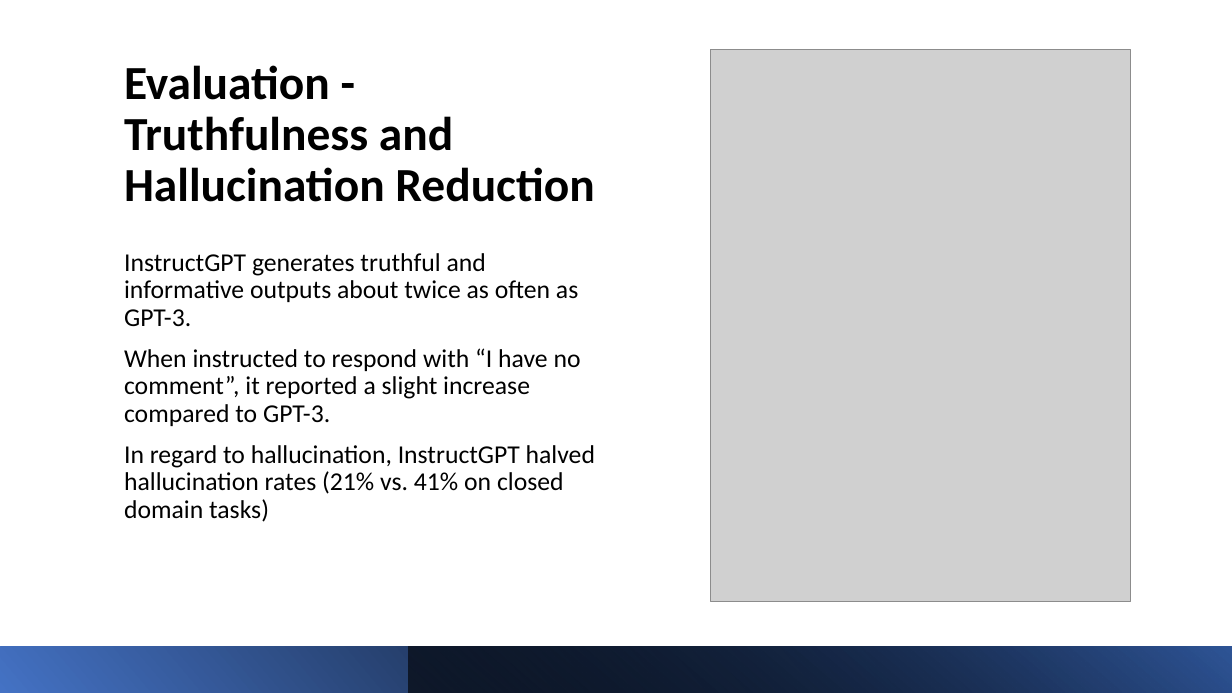
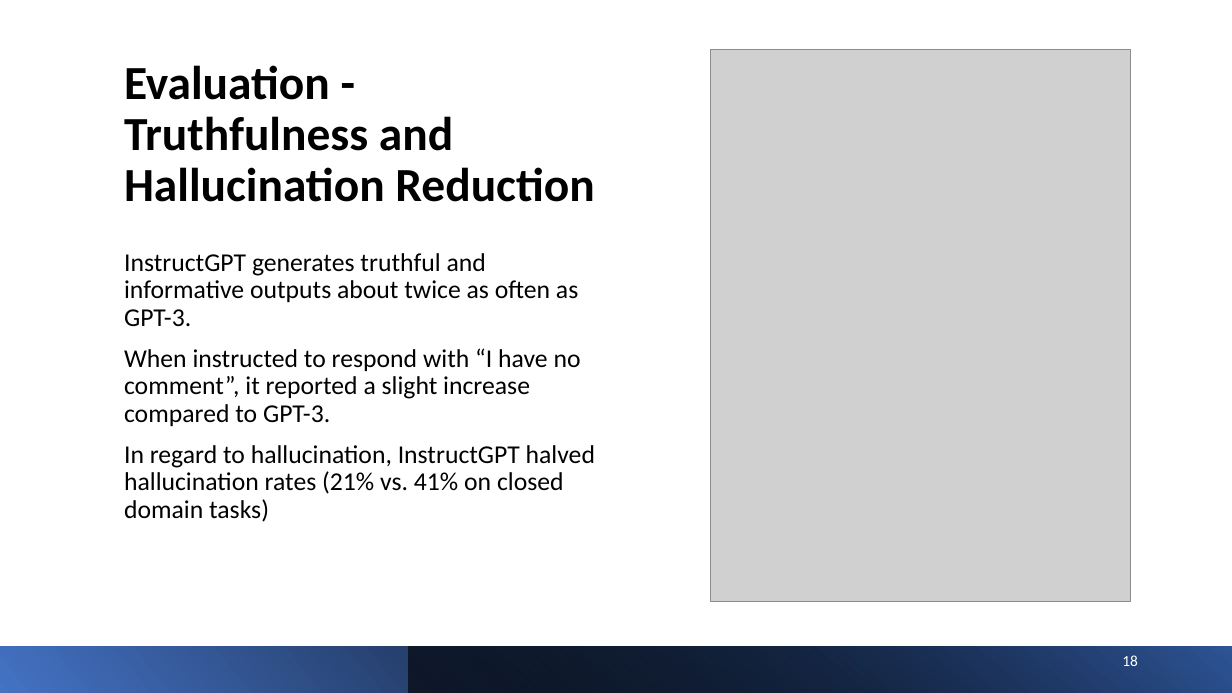
Before and after one commit to logus2k/genai_paper, a slide deck: slide 18 of final/final_version.pptx. Drawn at 1232x693 pixels with LibreOffice and Linux fonts; fonts in the diff are those of the drawing; grey boxes stand for pictures. Boxes give left, top, right and bottom in pixels: in the first picture for what was removed or moved away, otherwise in the second. Text is boxed around its words. In the diff, an @@ line names an element or a change of style, - is before the commit and + after.

```diff
--- a/final/final_version.pptx
+++ b/final/final_version.pptx
@@ page number added at [1122,655,1138,666], 12 pt, text #FFFFFF @@
+18
```
Also in this commit, not shown: 26 other slides changed.
